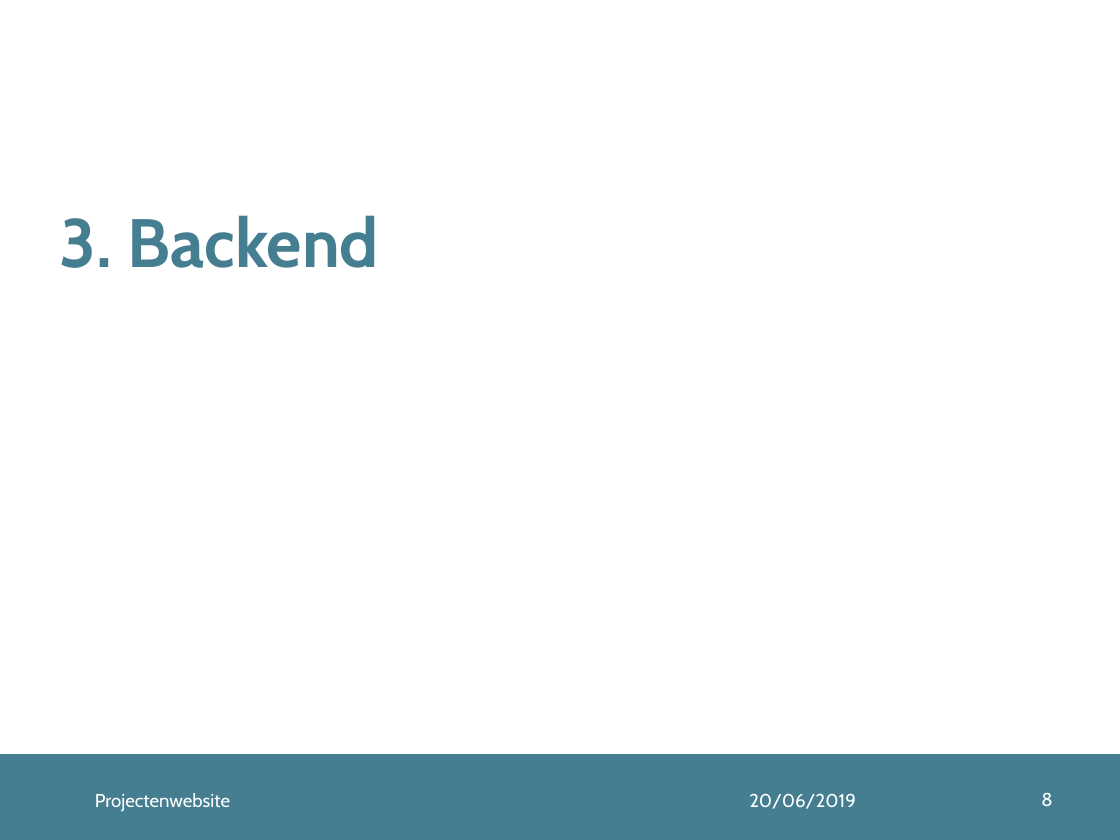
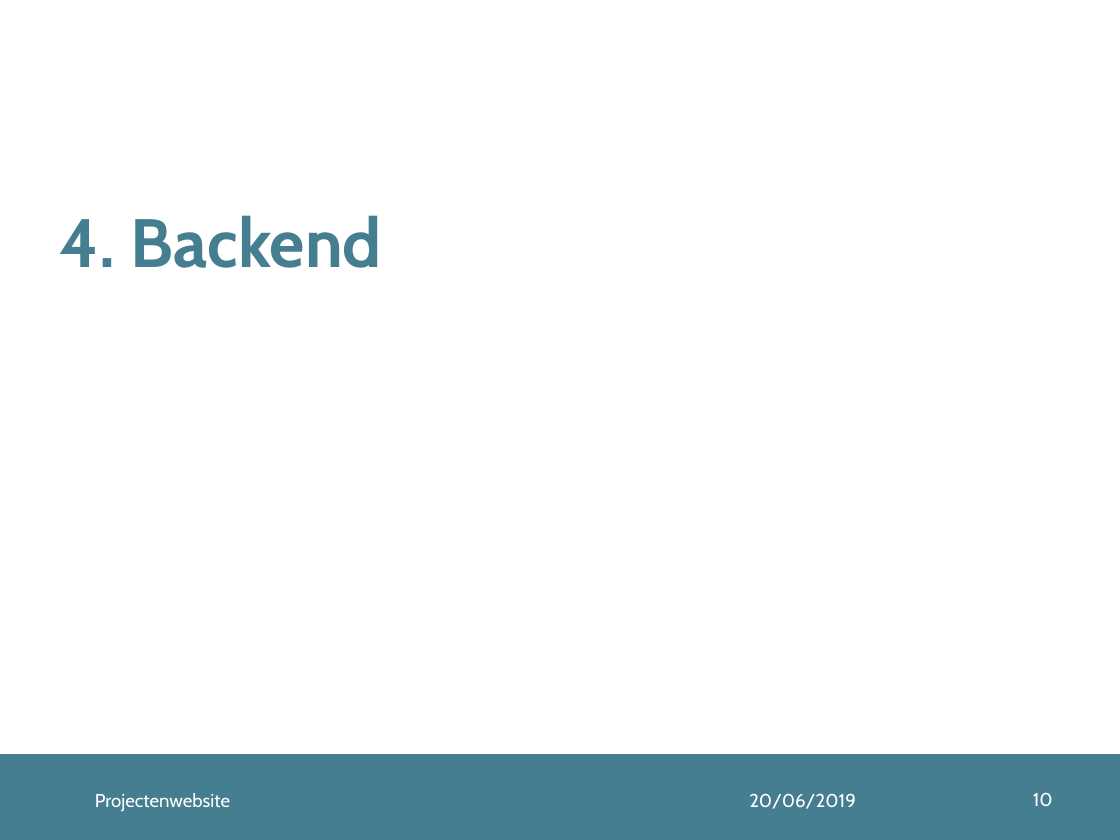
Before and after one commit to arijnborzo/1819PROJProjectensite, a slide deck: slide 10 of Presentatie/Projecten 1.pptx (slide 8 before the commit). Drawn at 1120x840 pixels with LibreOffice and Linux fonts; fonts in the diff are those of the drawing. Boxes give left, top, right and bottom in pixels: in the first picture for what was removed or moved away, otherwise in the second. Text is boxed around its words. In the diff, an @@ line names an element or a change of style, - is before the commit and + after.

```diff
--- a/Presentatie/Projecten 1.pptx
+++ b/Presentatie/Projecten 1.pptx
@@ title at <box>59,215,382,268</box>: text changed @@
-3. Backend
+4. Backend
@@ page number at <box>1033,792,1053,806</box>: text changed @@
-8
+10
```
Also in this commit, not shown: 3 other slides changed.
